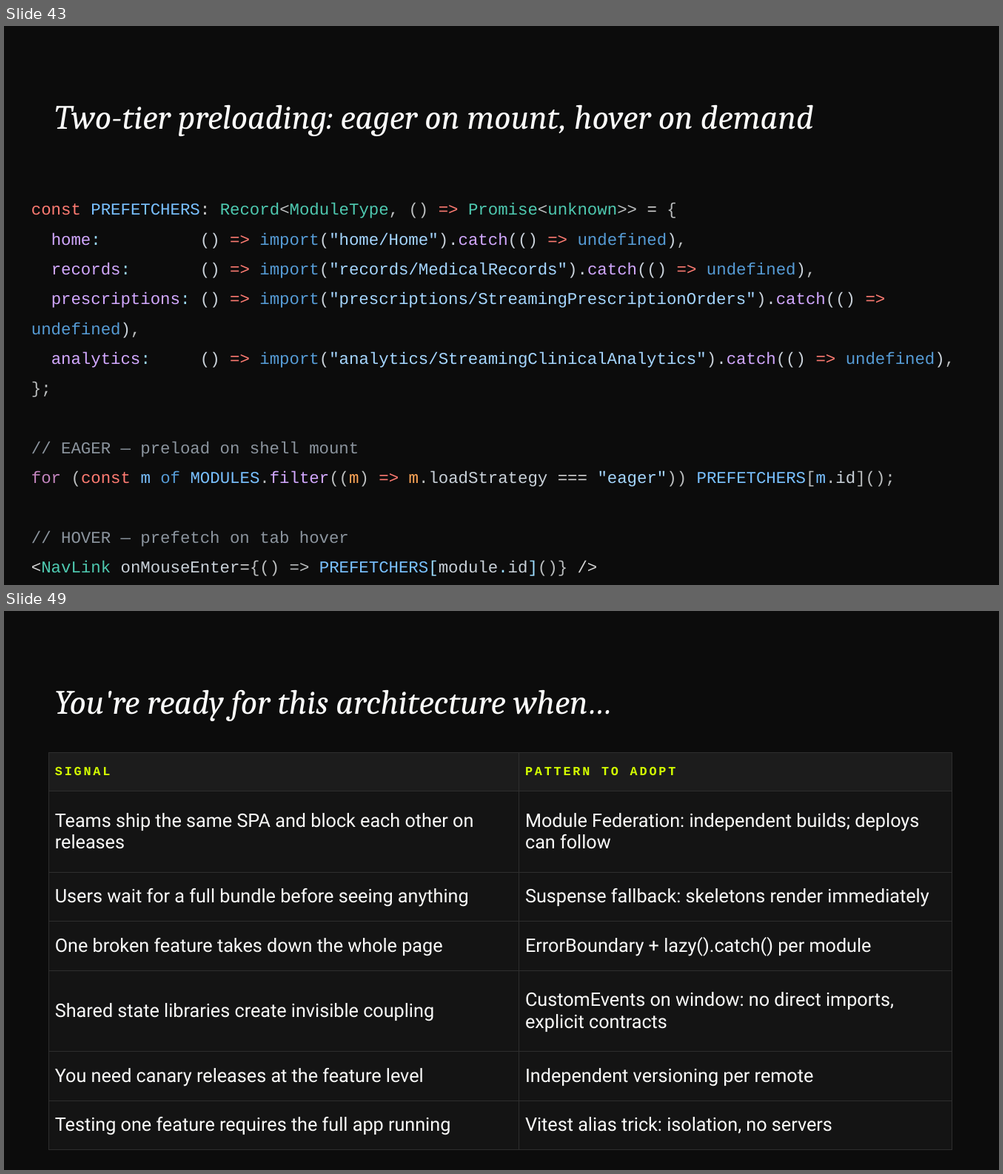
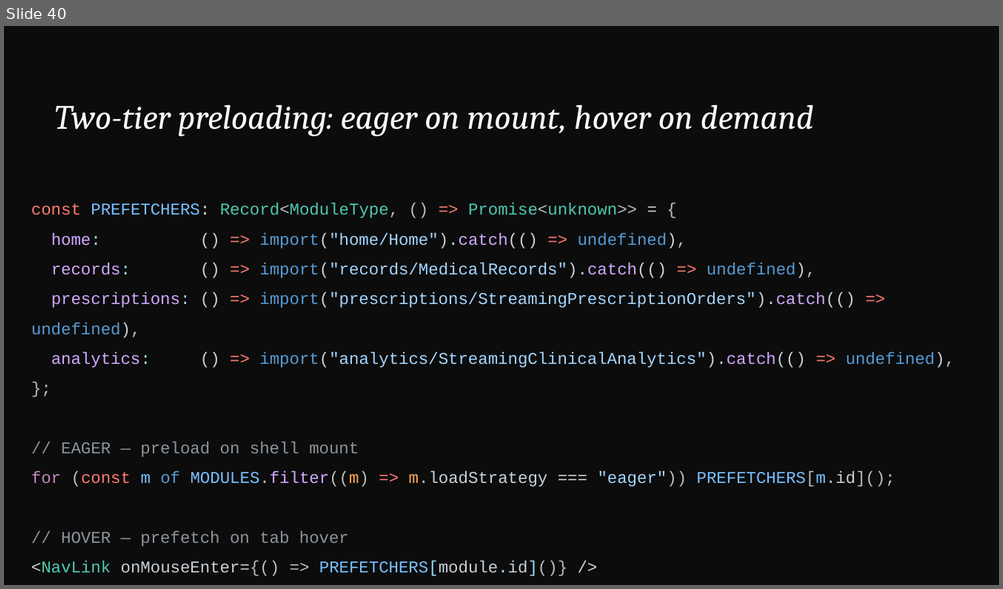
Before and after one commit to devlinduldulao/module-federation-demo, a slide deck: presentation/module-federation.pptx. Shown one above the other, each under a label of ours: slides 43 and 49 before the commit, slide 40 after it; the slides between them are not shown. The pictures are 1003x1174 and 1003x589 pixels, drawn with LibreOffice and Linux fonts; fonts in the diff are those of the drawing. Boxes give left, top, right and bottom in pixels: in the first picture for what was removed or moved away, otherwise in the second. Text is boxed around its words. In the diff, an @@ line names an element or a change of style, - is before the commit and + after.

```diff
--- a/presentation/module-federation.pptx
+++ b/presentation/module-federation.pptx
@@ slide 49 removed at [4,611,999,1170], background #0C0C0C @@
@@ text removed at [54,689,612,721] @@
-You're ready for this architecture when…
@@ table removed at [48,753,951,1150], 7 rows, 2 columns @@
-SIGNAL | PATTERN TO ADOPT
-Teams ship the same SPA and block each other on releases | Module Federation: independent builds; deploys can follow
-Users wait for a full bundle before seeing anything | Suspense fallback: skeletons render immediately
-One broken feature takes down the whole page | ErrorBoundary + lazy().catch() per module
-Shared state libraries create invisible coupling | CustomEvents on window: no direct imports, explicit contracts
-You need canary releases at the feature level | Independent versioning per remote
-Testing one feature requires the full app running | Vitest alias trick: isolation, no servers
@@ what was slide 43 is now slide 40 @@
```
Also in this commit, not shown: 12 slides changed, 5 other slides removed, 25 other files.
